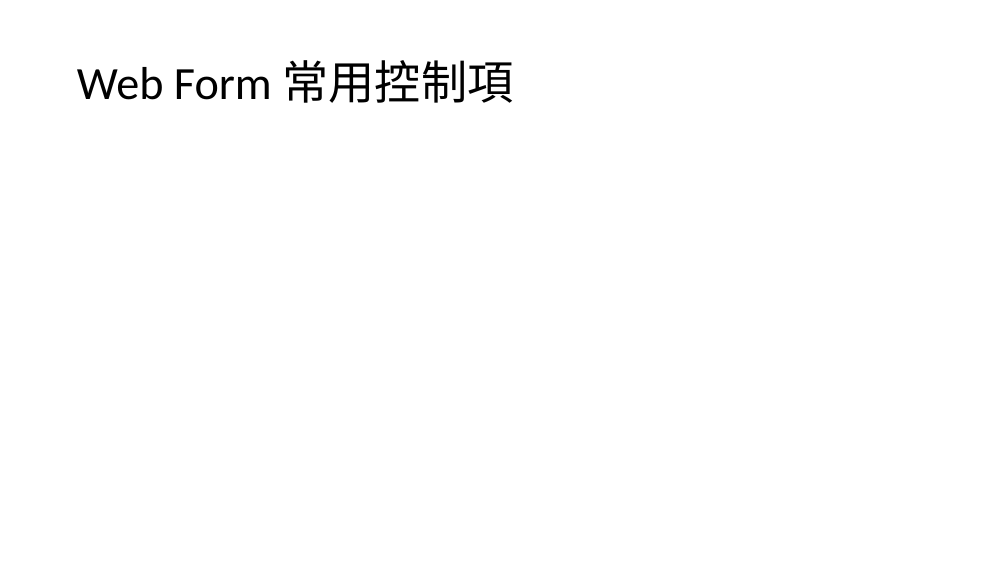
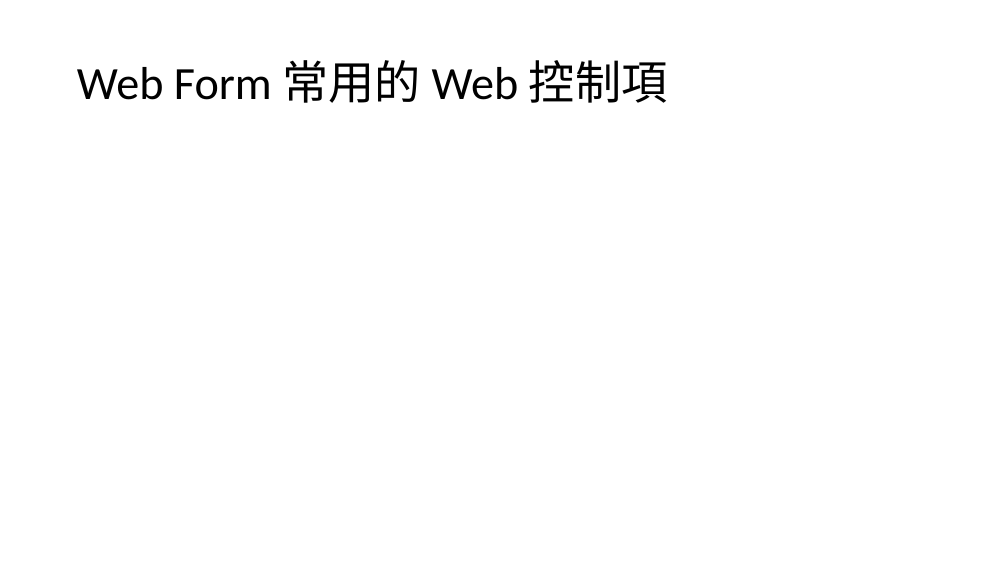
Before and after one commit to Q81JIAXIONG/-, a slide deck: slide 6 of 投影片/2.asp.net webform 框架.pptx. Drawn at 1008x567 pixels with LibreOffice and Linux fonts; fonts in the diff are those of the drawing. Boxes give left, top, right and bottom in pixels: in the first picture for what was removed or moved away, otherwise in the second. Text is boxed around its words. In the diff, an @@ line names an element or a change of style, - is before the commit and + after.

```diff
--- a/投影片/2.asp.net webform 框架.pptx
+++ b/投影片/2.asp.net webform 框架.pptx
@@ title at [77, 60, 668, 103]: text changed @@
-Web Form 常用控制項
+Web Form 常用的 Web 控制項
```
Also in this commit, not shown: 16 other files.
